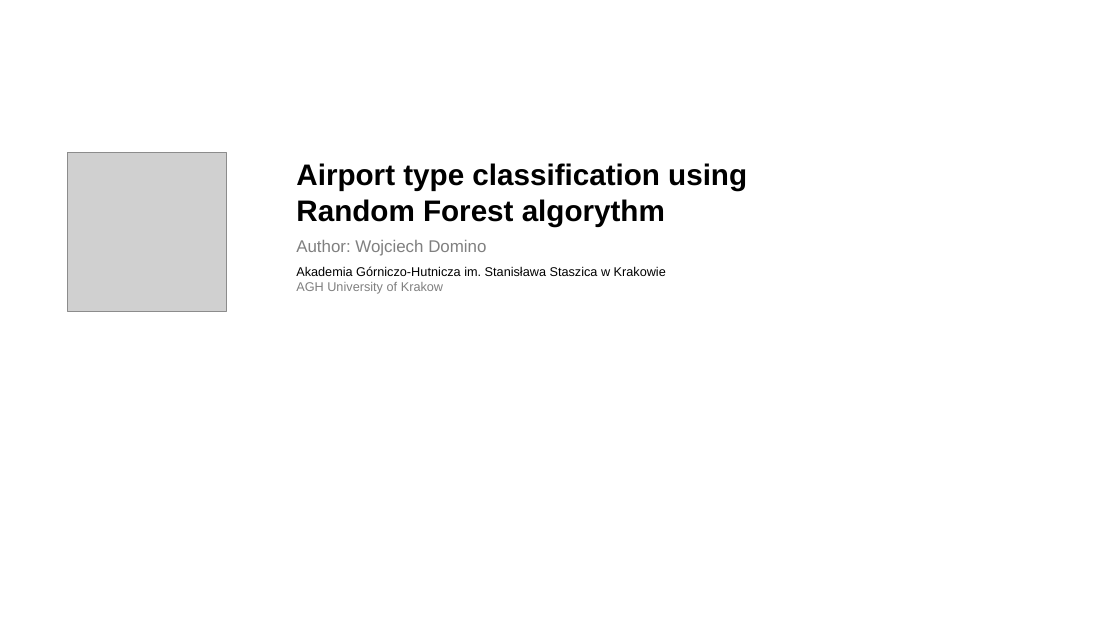
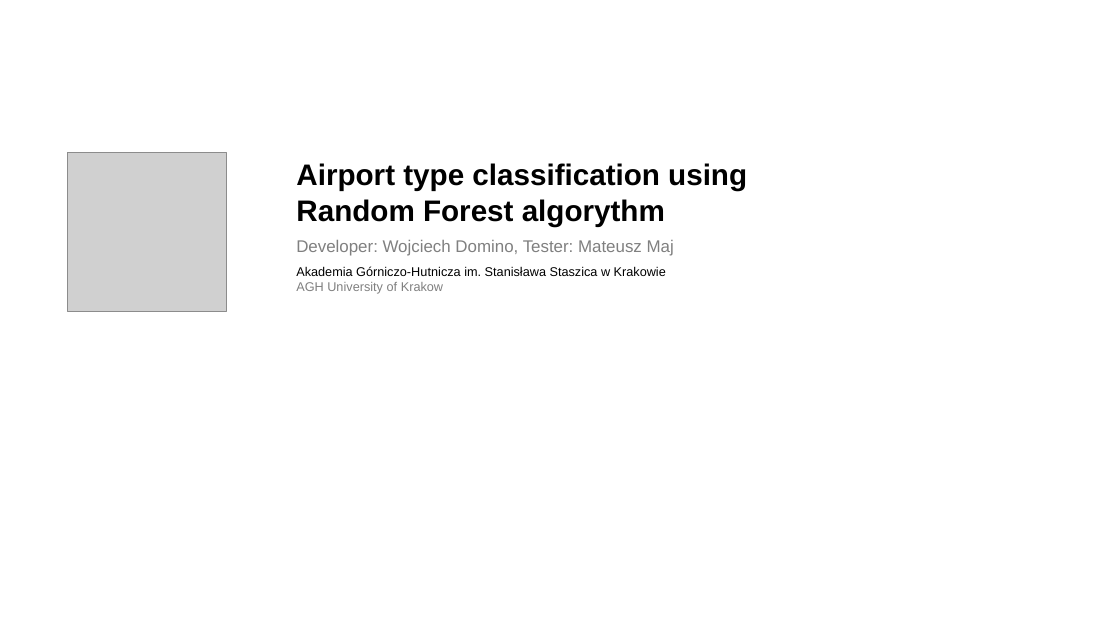
Before and after one commit to wojtekdomino/random_forest-airport_type_classification, a slide deck: slide 1 of Project_Presentation.pptx. Drawn at 1120x630 pixels with LibreOffice and Linux fonts; fonts in the diff are those of the drawing; grey boxes stand for pictures; background and template pictures are left out. Boxes give left, top, right and bottom in pixels: in the first picture for what was removed or moved away, otherwise in the second. Text is boxed around its words. In the diff, an @@ line names an element or a change of style, - is before the commit and + after.

Commit message:
Updated presentation
Updated presentation with the name of the tester for this project - Mateusz Maj

```diff
--- a/Project_Presentation.pptx
+++ b/Project_Presentation.pptx
@@ text at (296, 240, 674, 256): text changed @@
-Author: Wojciech Domino
+Developer: Wojciech Domino, Tester: Mateusz Maj
```
